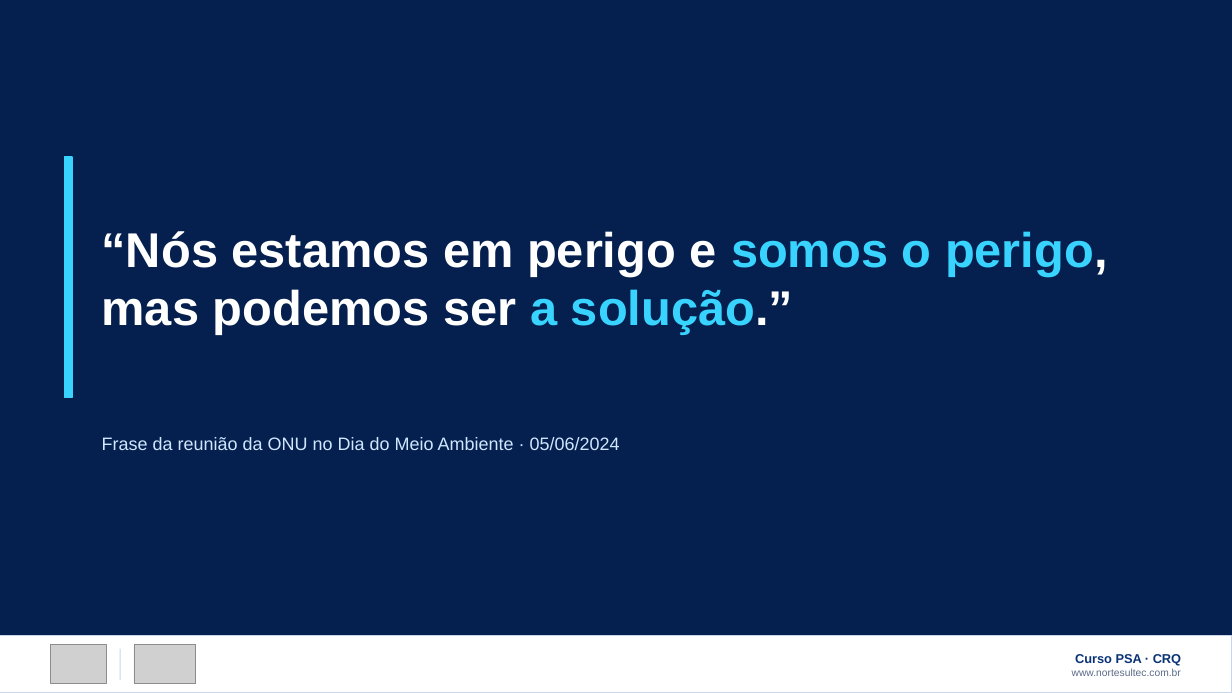
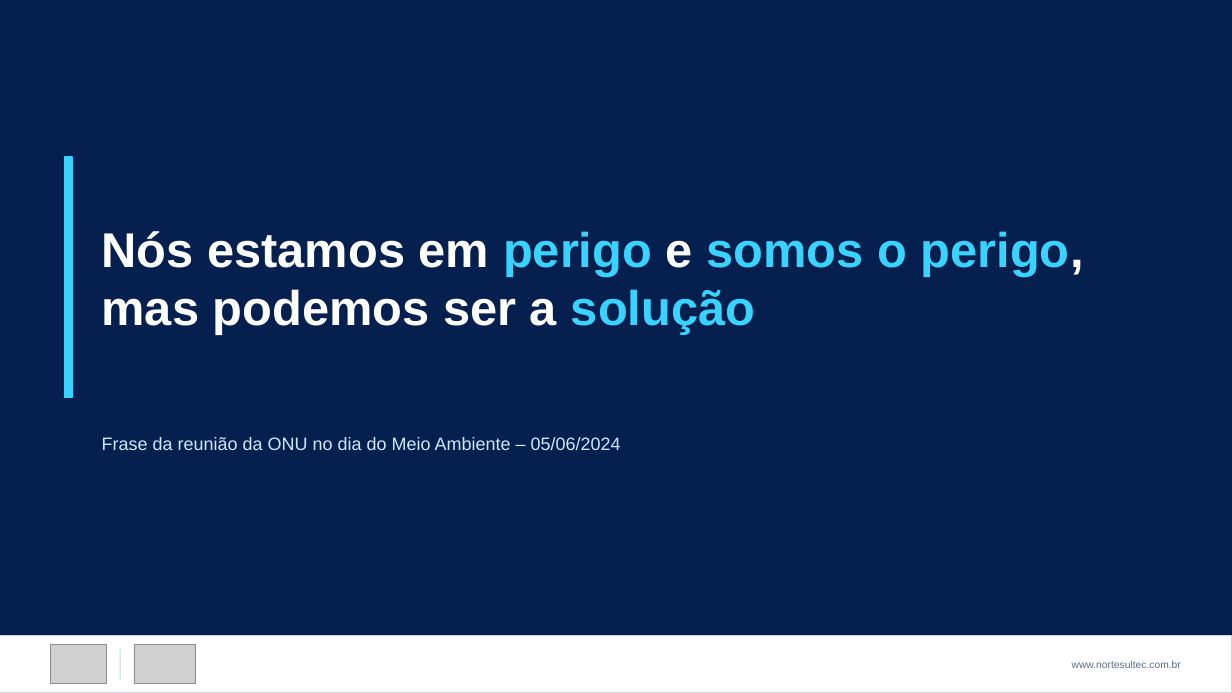
Before and after one commit to victorsntz/norte-sul-portfolio, a slide deck: slide 2 of apresentacoes/Curso-PSA-Plano-de-Seguranca-da-Agua-NorteSul.pptx. Drawn at 1232x693 pixels with LibreOffice and Linux fonts; fonts in the diff are those of the drawing; grey boxes stand for pictures. Boxes give left, top, right and bottom in pixels: in the first picture for what was removed or moved away, otherwise in the second. Text is boxed around its words. In the diff, an @@ line names an element or a change of style, - is before the commit and + after.

```diff
--- a/apresentacoes/Curso-PSA-Plano-de-Seguranca-da-Agua-NorteSul.pptx
+++ b/apresentacoes/Curso-PSA-Plano-de-Seguranca-da-Agua-NorteSul.pptx
@@ text at bbox=[102, 231, 1084, 335]: text changed @@
-“Nós estamos em perigo e somos o perigo, mas podemos ser a solução.”
+Nós estamos em perigo e somos o perigo, mas podemos ser a solução
@@ text at bbox=[102, 437, 621, 450]: text changed @@
-Frase da reunião da ONU no Dia do Meio Ambiente · 05/06/2024
+Frase da reunião da ONU no dia do Meio Ambiente – 05/06/2024
@@ text at bbox=[1075, 654, 1181, 666]: paragraph removed @@
-Curso PSA · CRQ
```
Also in this commit, not shown: 27 other slides changed, 2 other files.
